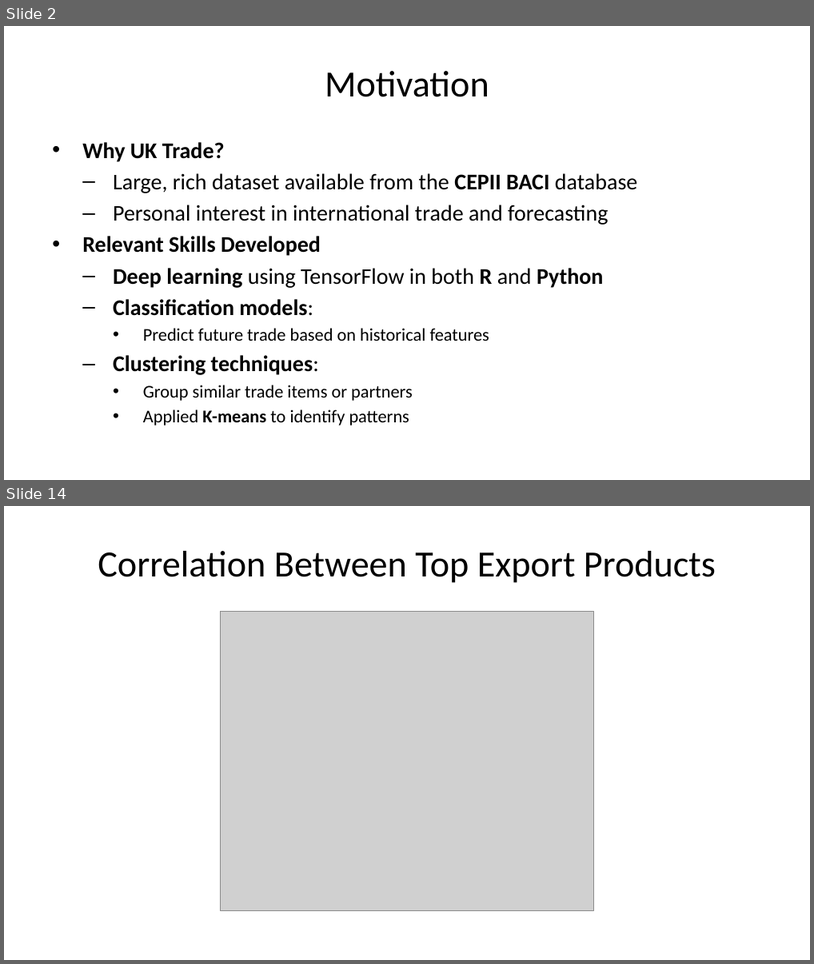
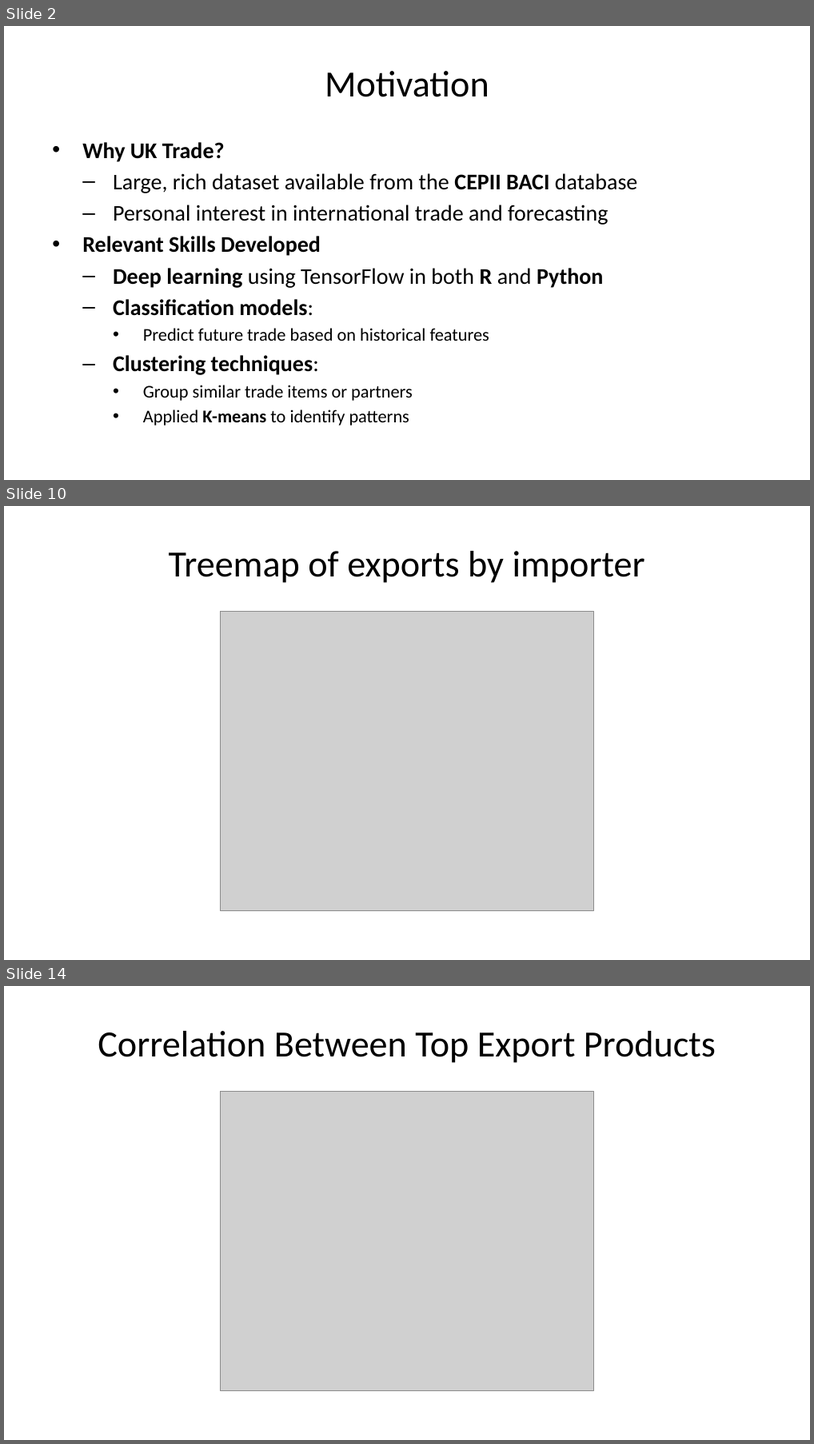
Before and after one commit to maxaus2002/ASSESSMENT-2-for-MAST7220, a slide deck: Presentation Report/Powerpoint.pptx. Shown one above the other, each under a label of ours: slides 2 and 14 before the commit, slides 2, 10 and 14 after it; the slides between them are not shown. The pictures are 814x964 and 814x1444 pixels, drawn with LibreOffice and Linux fonts; fonts in the diff are those of the drawing; grey boxes stand for pictures. Boxes give left, top, right and bottom in pixels: in the first picture for what was removed or moved away, otherwise in the second. Text is boxed around its words. In the diff, an @@ line names an element or a change of style, - is before the commit and + after.

```diff
--- a/Presentation Report/Powerpoint.pptx
+++ b/Presentation Report/Powerpoint.pptx
@@ slide 10 added at (4, 506, 810, 960), background #FFFFFF @@
@@ title added at (169, 551, 646, 583), 33 pt, text #000000 @@
+Treemap of exports by importer
@@ picture added at (220, 612, 594, 911) @@
```
Also in this commit, not shown: 7 slides changed, 10 other slides added, 11 slides removed, 1 other file.
